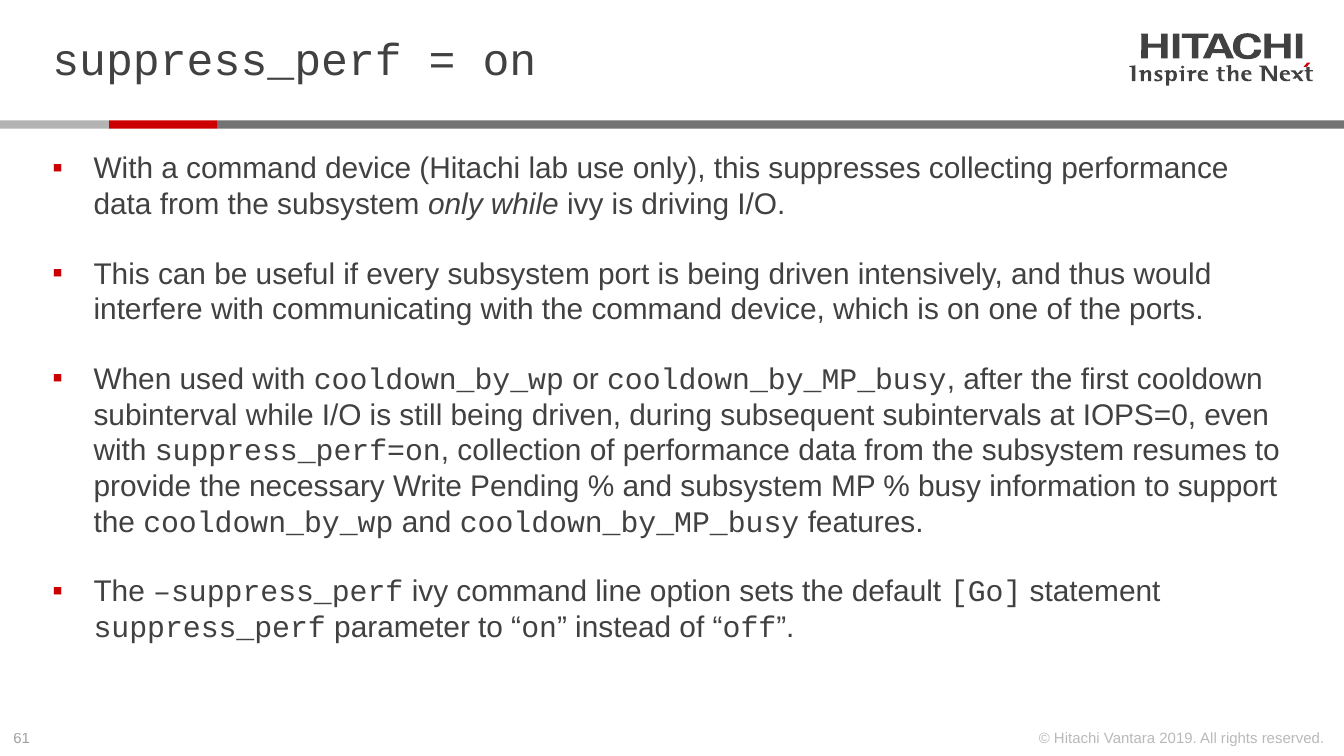
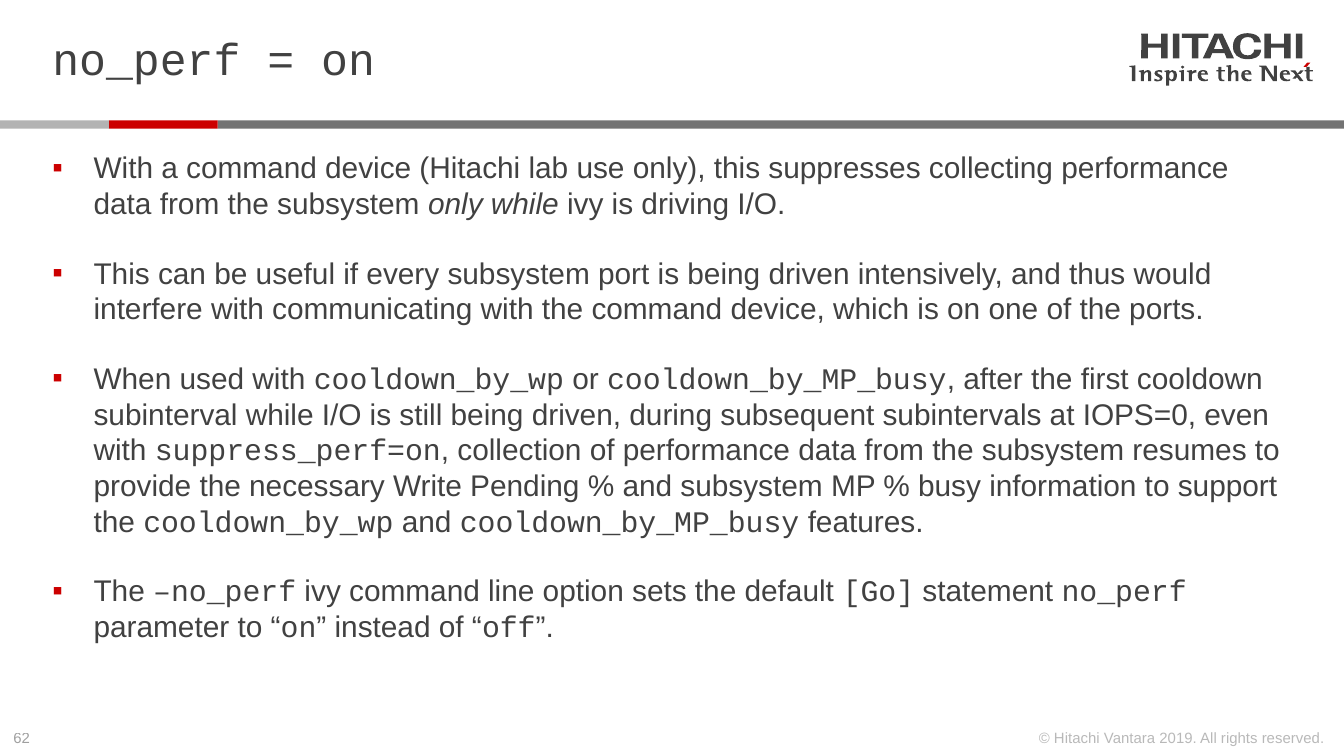
Before and after one commit to Hitachi-Data-Systems/ivy, a slide deck: slide 62 of doc/Programming the ivy engine.pptx (slide 61 before the commit). Drawn at 1344x756 pixels with LibreOffice and Linux fonts; fonts in the diff are those of the drawing. Boxes give left, top, right and bottom in pixels: in the first picture for what was removed or moved away, otherwise in the second. Text is boxed around its words. In the diff, an @@ line names an element or a change of style, - is before the commit and + after.

```diff
--- a/doc/Programming the ivy engine.pptx
+++ b/doc/Programming the ivy engine.pptx
@@ title at (x1=52, y1=43, x2=375, y2=85): text changed @@
-suppress_perf = on
+no_perf = on
@@ text at (x1=94, y1=579, x2=1187, y2=643): text changed @@
-▪ The –suppress_perf ivy command line option sets the default [Go] statement suppress_perf parameter to “on” instead of “off”.
+▪ The –no_perf ivy command line option sets the default [Go] statement no_perf parameter to “on” instead of “off”.
@@ page number at (x1=13, y1=733, x2=30, y2=743): text changed @@
-61
+62
```
Also in this commit, not shown: 1 other slide changed, 1 slide added, 11 other files.
